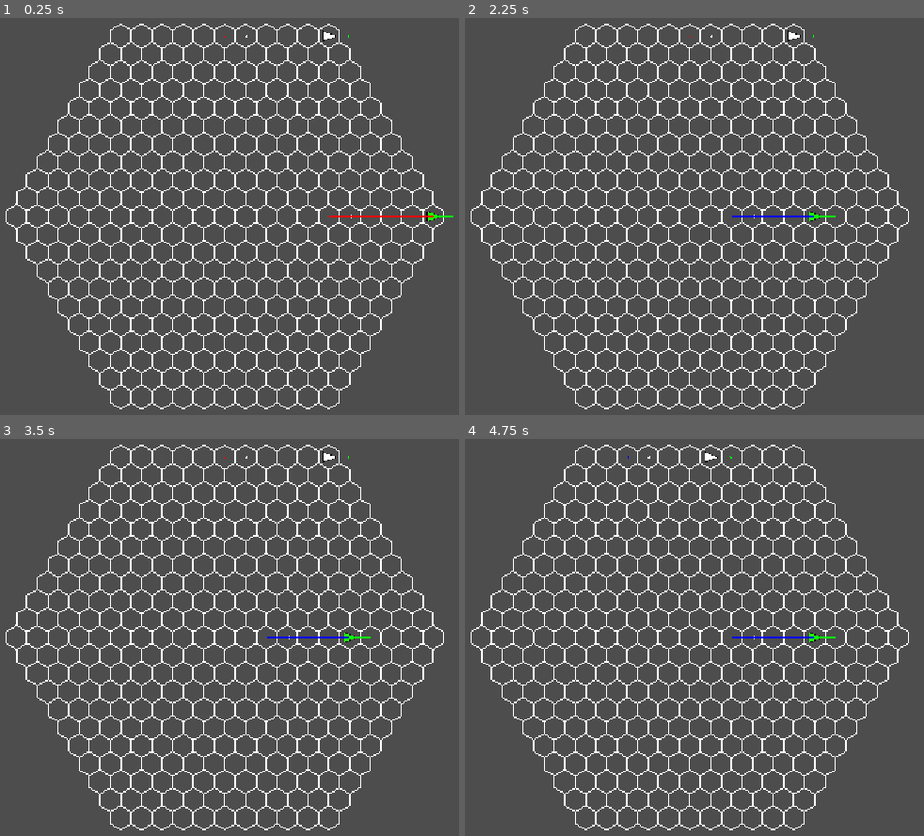
Above: before the commit, frames 1-4 (two rows, left to right).
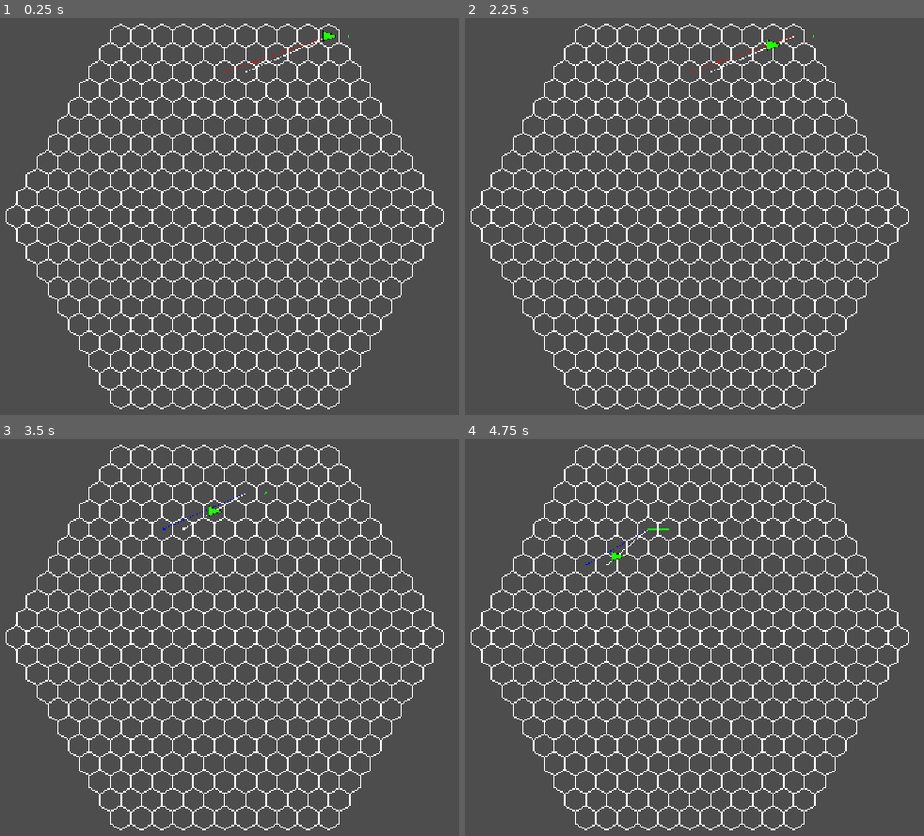
Above: after the commit, the same moments.

Repository: Idandot/Space-Arena
Game: Godot game, scene res://Base Class/Arena.tscn
Two runs of this game, one before a commit and one after it. Both use one fixed random seed, a clock stepped at 60 frames per second and the inputs below.
Inputs:
- Up to frame 1 (0.25 s): no input
- Up to frame 2 (2.25 s): tap Enter at 0.5, 2 s; tap Space at 1.25 s
- Up to frame 3 (3.5 s): no input
- Up to frame 4 (4.75 s): no input

The runs differ from the first frame. In frame 1, 0.3% of the frame differs, in the area x 48-99%, y 3-52%; in frame 2, 0.3%, in the area x 48-81%, y 3-52%; in frame 3, 0.3%; in frame 4, 0.3%.

Commit message:
BC 0.1.3.7 Moving Animation
Нахуя?

Diff:
--- a/Autoload Class/TurnManager.gd
+++ b/Autoload Class/TurnManager.gd
@@ -2,7 +2,7 @@
 class_name TurnManager
 
 #Вынести в ресурс в будущем
-@export var max_round = 10
+@export var max_round = 9
 
 var _starting_actors: Array[Actor] = []
 var _alive_actors: Array[Actor] = []
@@ -16,6 +16,7 @@
 
 ##начинает игровой цикл
 func start_game(actors: Array[Actor]) -> void:
+	await get_tree().create_timer(2).timeout
 	if _current_game_state != game_states.INACTIVE:
 		push_warning("Game is already started")
 		return
@@ -89,6 +90,7 @@
 		push_warning("Received turn end from wrong actor")
 		return
 
+
 	_check_victory_conditions()
 	_start_next_turn()
 
--- a/Base Class/Actor.gd
+++ b/Base Class/Actor.gd
@@ -5,7 +5,6 @@
 signal setup_started(config: ActorConfig)
 signal turn_ended(actor: Actor)
 signal turn_started(actor: Actor)
-
 
 @export var modules: Array[PackedScene] = []
 
@@ -17,7 +16,7 @@
 
 func take_turn():
 	emit_signal("turn_started", self)
-	await get_tree().create_timer(2).timeout
+	await get_tree().create_timer(1).timeout
 	end_turn()
 
 func start_movement_phase():
--- a/Base Class/Actor.tscn
+++ b/Base Class/Actor.tscn
@@ -6,20 +6,27 @@
 [ext_resource type="Resource" uid="uid://dkxvnl4kxb403" path="res://Resources/Textures/Ship.tres" id="3_poh3c"]
 [ext_resource type="Script" uid="uid://cpwlg2v1jnfow" path="res://Base Class/HexRigidbody.gd" id="5_gwfru"]
 [ext_resource type="Script" uid="uid://bpovoinqd86cg" path="res://Base Class/VectorVisualizer.gd" id="6_tn1aj"]
+[ext_resource type="Script" uid="uid://cq6i5t0avk767" path="res://Base Class/ShipMediator.gd" id="7_r3n7q"]
 
 [node name="Actor" type="Node2D"]
 script = ExtResource("1_3jj5i")
 
-[node name="Visualizer" type="Node2D" parent="."]
+[node name="Visualizer" type="Node2D" parent="." node_paths=PackedStringArray("ship_mediator")]
 script = ExtResource("2_np13p")
+ship_mediator = NodePath("../ShipMediator")
 start_texture = ExtResource("3_poh3c")
 
 [node name="Controller" type="Node" parent="."]
 script = ExtResource("1_n2rc8")
 
-[node name="HexRigidbody" type="Node2D" parent="."]
+[node name="HexRigidbody" type="Node2D" parent="." node_paths=PackedStringArray("ship_mediator")]
 script = ExtResource("5_gwfru")
+ship_mediator = NodePath("../ShipMediator")
 
 [node name="VectorVisualizer" type="Node2D" parent="HexRigidbody" node_paths=PackedStringArray("hex_rigidbody")]
+z_index = -100
 script = ExtResource("6_tn1aj")
 hex_rigidbody = NodePath("..")
+
+[node name="ShipMediator" type="Node" parent="."]
+script = ExtResource("7_r3n7q")
--- a/Base Class/Arena.gd
+++ b/Base Class/Arena.gd
@@ -41,8 +41,6 @@
 	#Можно начинать игру
 	_turn_manager.start_game(actors)
 
-	run_all_tests()
-
 func _find_spawn_points() -> Array[Vector2i]:
 	var spawn_points: Array[Vector2i] = []
 	for direction in AxialUtilities.get_directions_table():
@@ -50,26 +48,3 @@
 		spawn_points.append(new_spawn_point)
 
 	return spawn_points
-
-func run_all_tests():
-	var tests = [
-		Vector2i(3, 0),    # Простой
-		Vector2i(2, -2),   # Диагональ
-		Vector2i(3, -1),   # Комбинация
-		Vector2i(1, -1),   # Точно по диагонали
-		Vector2i(0, 0),    # Ноль
-		Vector2i(1, -2),   # Выбор соседа
-		Vector2i(1, 1),    # Сложный случай
-		Vector2i(5, -3),   # Большой
-		Vector2i(2, -1)    # Еще комбинация
-	]
-
-	for i in range(tests.size()):
-		print("Test ", i + 1, ": ", tests[i])
-		var result = AxialUtilities.decompose_vector(tests[i])
-		print("Result: ", result)
-		var sum = Vector2i.ZERO
-		for vec in result:
-			sum += vec
-		print("Sum: ", sum, " | Match: ", sum == tests[i])
-		print("---")
--- a/Base Class/HexRigidbody.gd
+++ b/Base Class/HexRigidbody.gd
@@ -1,5 +1,7 @@
 extends Node2D
 class_name HexRigidbody
+
+@export var ship_mediator: ShipMediator
 
 var _facing = HexOrientation.new()
 #текущее положение обьекта на игровой сетке
@@ -12,6 +14,9 @@
 var _impulse_dict: Dictionary[String, Vector2i] = {}
 #Постоянные силы действующие на тело
 var _force_dict: Dictionary[String, Vector2i] = {}
+
+var _scal_prev_vel := 0
+var _scal_new_vel := 0
 
 @onready var parent: Actor = self.get_parent()
 @onready var event_bus: Node
@@ -56,8 +61,8 @@
 	}
 
 func _commit_velocity():
+	_velocity = calculate_velocity()
 	_previous_velocity = _velocity
-	_velocity = calculate_velocity()
 	_impulse_dict.clear()
 
 func _register_impact(dict: Dictionary[String, Vector2i], force_name: String):
@@ -65,7 +70,10 @@
 		dict[force_name] = Vector2i.ZERO
 
 func _apply_velocity():
+
 	set_axial_position(_axial_position + _velocity)
+
+
 
 func add_force(force_name: String, value: Vector2i):
 	_register_impact(_force_dict, force_name)
@@ -79,16 +87,19 @@
 
 func _on_turn_end(_actor: Actor):
 	_apply_velocity()
-	_commit_velocity()
 	velocity_changed.emit(get_velocity_data())
 
 func _on_turn_start(_actor: Actor):
-	pass
+	_commit_velocity()
+	_start_movement_animation()
+
 
 func _on_setup(_config: ActorConfig):
 	set_axial_position(_config.spawn_point)
+	add_force("gravity", Vector2i(1, 0))
+	add_impulse("throw", Vector2i(-6, 2))
 
-	add_force("gravity", Vector2i(1, 0))
-	add_impulse("throw", Vector2i(-5, 0))
-
-	_commit_velocity()
+func _start_movement_animation():
+	_scal_new_vel = AxialUtilities.distance(_velocity)
+	ship_mediator.call_movement_ended(_velocity, _scal_new_vel - _scal_prev_vel)
+	_scal_prev_vel = _scal_new_vel
--- /dev/null
+++ b/Base Class/ShipMediator.gd
@@ -0,0 +1,7 @@
+extends Node
+class_name ShipMediator
+
+signal movement_ended(to: Vector2i, coeff: int)
+
+func call_movement_ended(to: Vector2i, coeff:=0):
+	movement_ended.emit(to, coeff)
--- a/Base Class/VectorVisualizer.gd
+++ b/Base Class/VectorVisualizer.gd
@@ -46,11 +46,22 @@
 		if !vector_data["arrow"]:
 			draw_line(fromW, toW, vd["color"], vd["width"])
 		else:
-			_draw_arrow(fromW, toW, vd["color"], vd["width"])
+			_draw_arrow(fromW, toW, vd["color"], vd["width"], vd["jagged"])
 		pass
 
-func _draw_arrow(from: Vector2, to: Vector2, col:= Color.WHITE, w:=-1):
-	draw_line(from, to, col, w)
+func _draw_arrow(from: Vector2, to: Vector2, col:= Color.WHITE, w:=5, jagged := false):
+	if !jagged:
+		draw_line(from, to, col, w)
+	else:
+		var axial_vector = AxialUtilities.world_to_axial(to-from)
+		var axial_path = AxialUtilities.decompose_vector(axial_vector)
+		var world_points = [from]
+		var world_sum = Vector2.ZERO
+		for vector in axial_path:
+			var world_vector = AxialUtilities.axial_to_world(vector)
+			world_sum += world_vector
+			world_points.append(world_sum)
+		draw_polyline(world_points, col, w)
 	var direction = (to - from)
 	if direction.length() == 0:
 		return
@@ -74,7 +85,7 @@
 		"end": velocity_data["result"],
 		"color": Color.WHITE,
 		"width": 5.0,
-		"arrow": true
+		"arrow": true,
 	})
 	add_vector({
 		"name": "inertial_velocity",
@@ -82,7 +93,8 @@
 		"end": velocity_data["previous_velocity"],
 		"color": Color.BLUE,
 		"width": 3.0,
-		"arrow": true
+		"arrow": true,
+
 	})
 	for impulse_name in velocity_data["impulse_dict"].keys():
 		var impulse: Vector2i = velocity_data["impulse_dict"][impulse_name]
--- a/Base Class/Visualizer.gd
+++ b/Base Class/Visualizer.gd
@@ -1,9 +1,12 @@
 extends Node2D
 
+@export var ship_mediator: ShipMediator
 @export var start_texture: TMTexture
+@export var animation_duration = 1
 
 @onready var texture := start_texture.duplicate(true)
 @onready var parent: Node2D = self.get_parent()
+var tween: Tween
 
 func _ready():
 	if parent.has_signal("turn_started"):
@@ -12,6 +15,7 @@
 		parent.connect("setup_started", _setup)
 	if parent.has_signal("facing_changed"):
 		parent.connect("facing_changed", _rotate)
+	ship_mediator.movement_ended.connect(_movement_animation)
 
 func _draw():
 	if texture == null:
@@ -37,3 +41,25 @@
 func _rotate(facing: HexOrientation):
 	rotation = deg_to_rad(facing.get_current_angle())
 	queue_redraw()
+
+func _movement_animation(to_ax: Vector2i, a_coef:= 0):
+	var to_w = AxialUtilities.axial_to_world(to_ax)
+
+	var ease_type = _determine_ease_type(a_coef)
+	var duration = animation_duration
+
+	if tween:
+		tween.kill()
+
+	tween = create_tween()
+	tween.tween_property(self, "position", to_w, duration).set_ease(ease_type)
+	position = Vector2.ZERO
+
+
+func _determine_ease_type(coeff: int) -> int:
+	if coeff > 1:
+		return Tween.EaseType.EASE_OUT
+	elif coeff < 1:
+		return Tween.EaseType.EASE_IN
+	else:
+		return Tween.EaseType.EASE_IN_OUT
--- a/Resources/ActorConfigs/Basic Actor 2.tres
+++ b/Resources/ActorConfigs/Basic Actor 2.tres
@@ -7,4 +7,4 @@
 script = ExtResource("2_6narg")
 scene = ExtResource("1_0u84v")
 color = Color(1, 1, 1, 1)
-initial_facing = "r"
+initial_facing = "R"
--- a/Resources/ActorConfigs/Basic Actor.tres
+++ b/Resources/ActorConfigs/Basic Actor.tres
@@ -8,4 +8,6 @@
 script = ExtResource("2_7fvgc")
 scene = ExtResource("1_ssagi")
 color = Color(0.117647, 1, 0, 1)
-initial_facing = "l"
+unique_spawnpoint = true
+spawn_point = Vector2i(10, -10)
+initial_facing = "L"
--- a/Resources/Game Configs/Debug.tres
+++ b/Resources/Game Configs/Debug.tres
@@ -1,9 +1,9 @@
 [gd_resource type="Resource" script_class="GameConfig" load_steps=4 format=3 uid="uid://dagje7y2fl2qg"]
 
 [ext_resource type="Resource" uid="uid://cvllx1sht7wlp" path="res://Resources/ActorConfigs/Basic Actor.tres" id="1_737vn"]
-[ext_resource type="Script" path="res://Resources/Game Configs/GameConfig.gd" id="2_ijpqw"]
-[ext_resource type="Resource" uid="uid://gx4pppr0ci3f" path="res://Resources/ActorConfigs/Basic Actor 2.tres" id="2_xmpig"]
+[ext_resource type="Script" uid="uid://daq1waive7xpx" path="res://Resources/ActorConfigs/ActorConfig.gd" id="1_lpy5o"]
+[ext_resource type="Script" uid="uid://cemxx5dpd6xcu" path="res://Resources/Game Configs/GameConfig.gd" id="2_ijpqw"]
 
 [resource]
 script = ExtResource("2_ijpqw")
-actors_data = Array[Resource("res://Resources/ActorConfigs/ActorConfig.gd")]([ExtResource("1_737vn"), ExtResource("2_xmpig")])
+actors_data = Array[ExtResource("1_lpy5o")]([ExtResource("1_737vn")])
Not shown: 1 places in Base Class/Actor.tscn that only renumber resources
